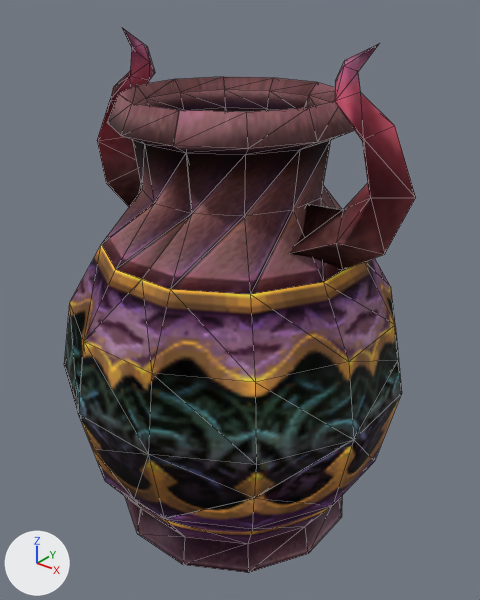
A saved change to the glTF model Project/area/stage/1 sand oasis/data/environment/object/model/JarPieces.gltf.
Camera for both pictures: a 50 mm lens placed at (1.83, -2.24, 2.54), pointed at (0.03, 0.01, 1.15). Lighting does not change. The marker at lower left points along +X, +Y and +Z. Mesh edges are drawn as thin lines.

The first picture shows 'JarPiece1', 'JarPiece2', 'JarPiece3', 'JarPiece4'.
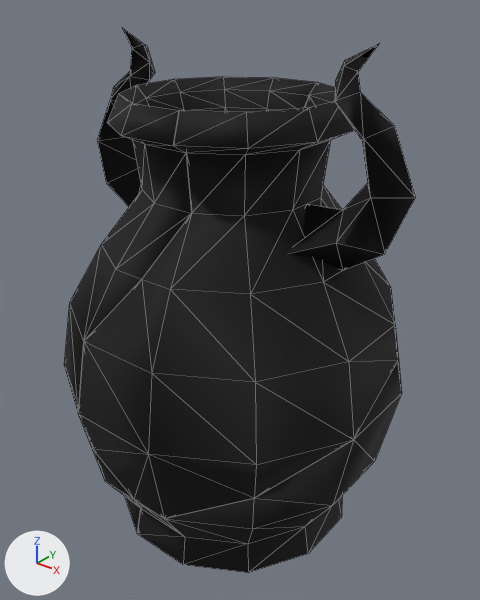
Changed parts and their boxes (x1, y1, x2, y2) in the pictures (480 x 600 px):
'JarPiece3', surface changed (brown to black)
    both: (78, 44, 416, 519)
'JarPiece2', surface changed (brown to black)
    both: (65, 29, 317, 412)
'JarPiece4', surface changed
    both: (135, 364, 402, 573)
'JarPiece1', surface changed
    both: (93, 450, 140, 533)

The change, as a list of edits to the scene's bpy script:
```text
Change mat_jar:
    where n2 = _N.new('ShaderNodeMix'); n2.name = 'Mix'
    add n2.inputs[7].default_value = (0.0, 0.0, 0.0, 1.0)  # 'B', black #000000
    remove n4 = _N.new('ShaderNodeTexImage'); n4.name = 'Image Texture'
    remove n4.image = img_jar
    remove n5 = _N.new('ShaderNodeTexImage'); n5.name = 'Image Texture.001'
    remove n5.image = img_image
    where n3 = _N.new('ShaderNodeVertexColor'); n3.name = 'Color Attribute'
    where n0 = _N.new('ShaderNodeBsdfPrincipled'); n0.name = 'Principled BSDF'
    remove _L.new(n3.outputs[0], n2.inputs[7])  # 'Color' to 'B'
    remove _L.new(n4.outputs[0], n2.inputs[6])  # 'Color' to 'A'
    remove _L.new(n5.outputs[0], n0.inputs[14])  # 'Color' to 'Specular Tint'
    add _L.new(n3.outputs[0], n2.inputs[6])  # 'Color' to 'A'
```
